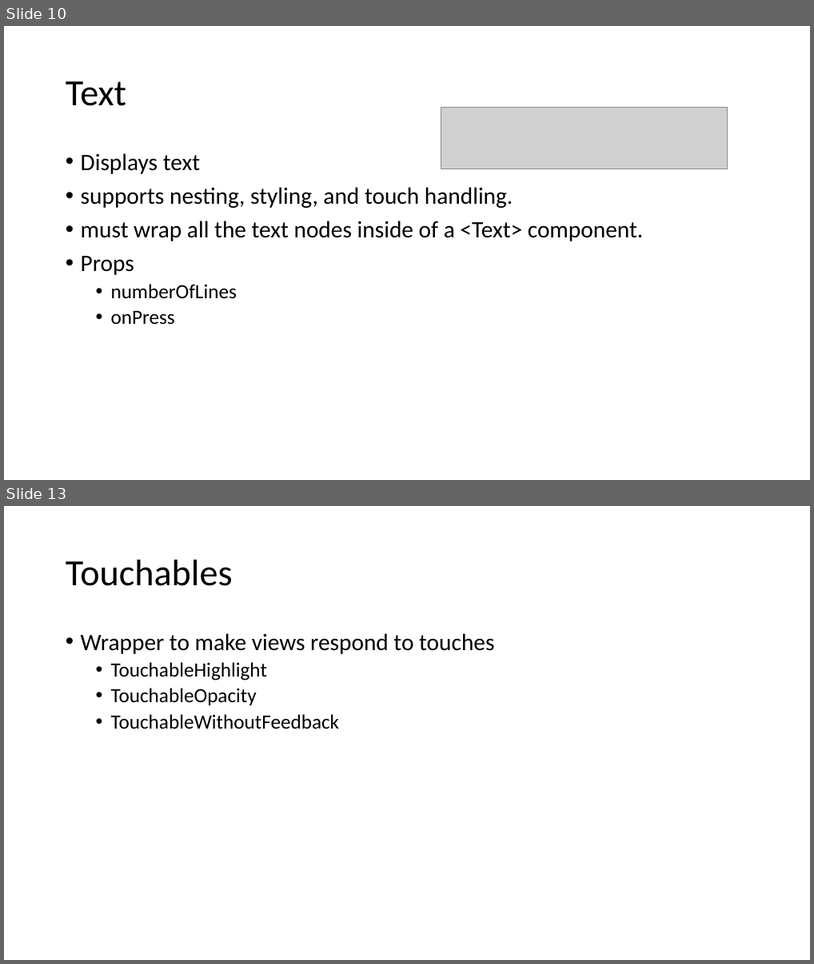
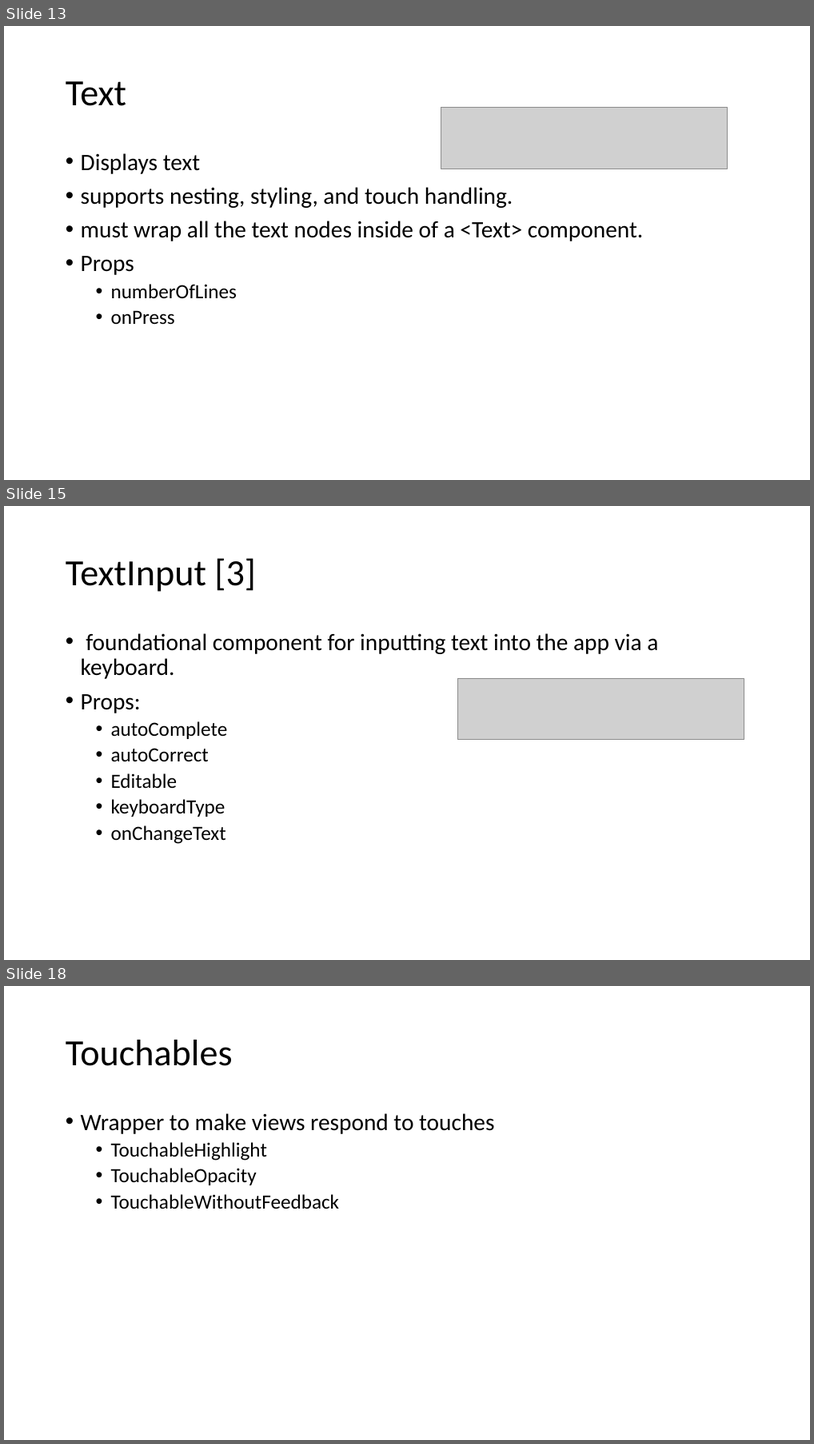
Before and after one commit to kamiuetian/MAD-FALL22, a slide deck: Slides/Lecture03.pptx. Shown one above the other, each under a label of ours: slides 10 and 13 before the commit, slides 13, 15 and 18 after it; the slides between them are not shown. The pictures are 814x964 and 814x1444 pixels, drawn with LibreOffice and Linux fonts; fonts in the diff are those of the drawing; grey boxes stand for pictures. Boxes give left, top, right and bottom in pixels: in the first picture for what was removed or moved away, otherwise in the second. Text is boxed around its words. In the diff, an @@ line names an element or a change of style, - is before the commit and + after.

```diff
--- a/Slides/Lecture03.pptx
+++ b/Slides/Lecture03.pptx
@@ slide 15 added at [4,506,810,960], background #FFFFFF @@
@@ title added at [66,558,256,592], 44 pt, text #000000 @@
+TextInput [3]
@@ text added at [81,633,658,844], 28 pt, text #000000 @@
+• foundational component for inputting text into the app via a keyboard.
+• Props:
+  • autoComplete
+  • autoCorrect
+  • Editable
+  • keyboardType
+  • onChangeText
@@ picture added at [458,678,745,739] @@
@@ what was slide 10 is now slide 13 @@
@@ what was slide 13 is now slide 18 @@
```
Also in this commit, not shown: 6 slides changed, 4 other slides added, 7 other files.
